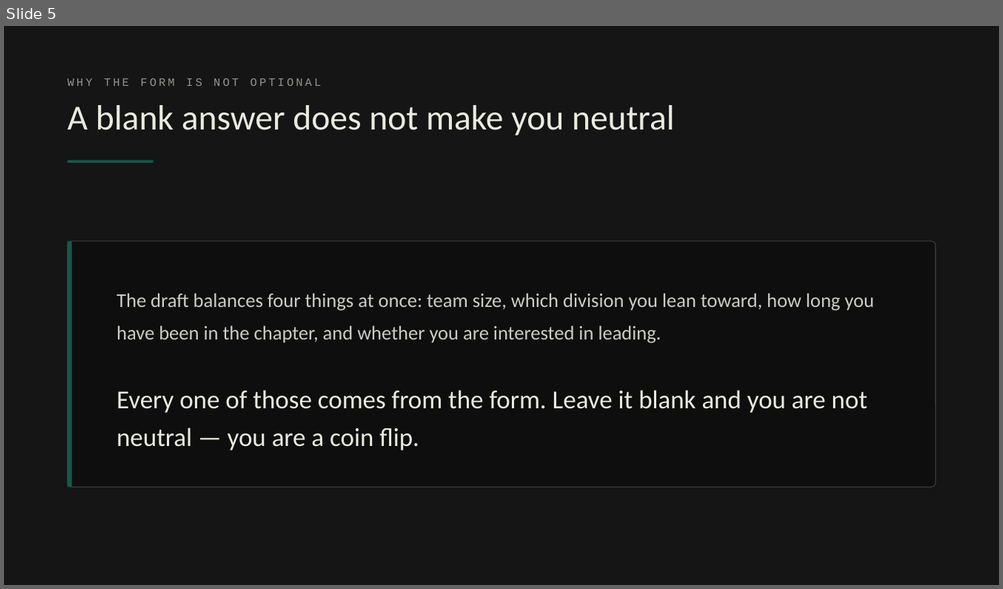
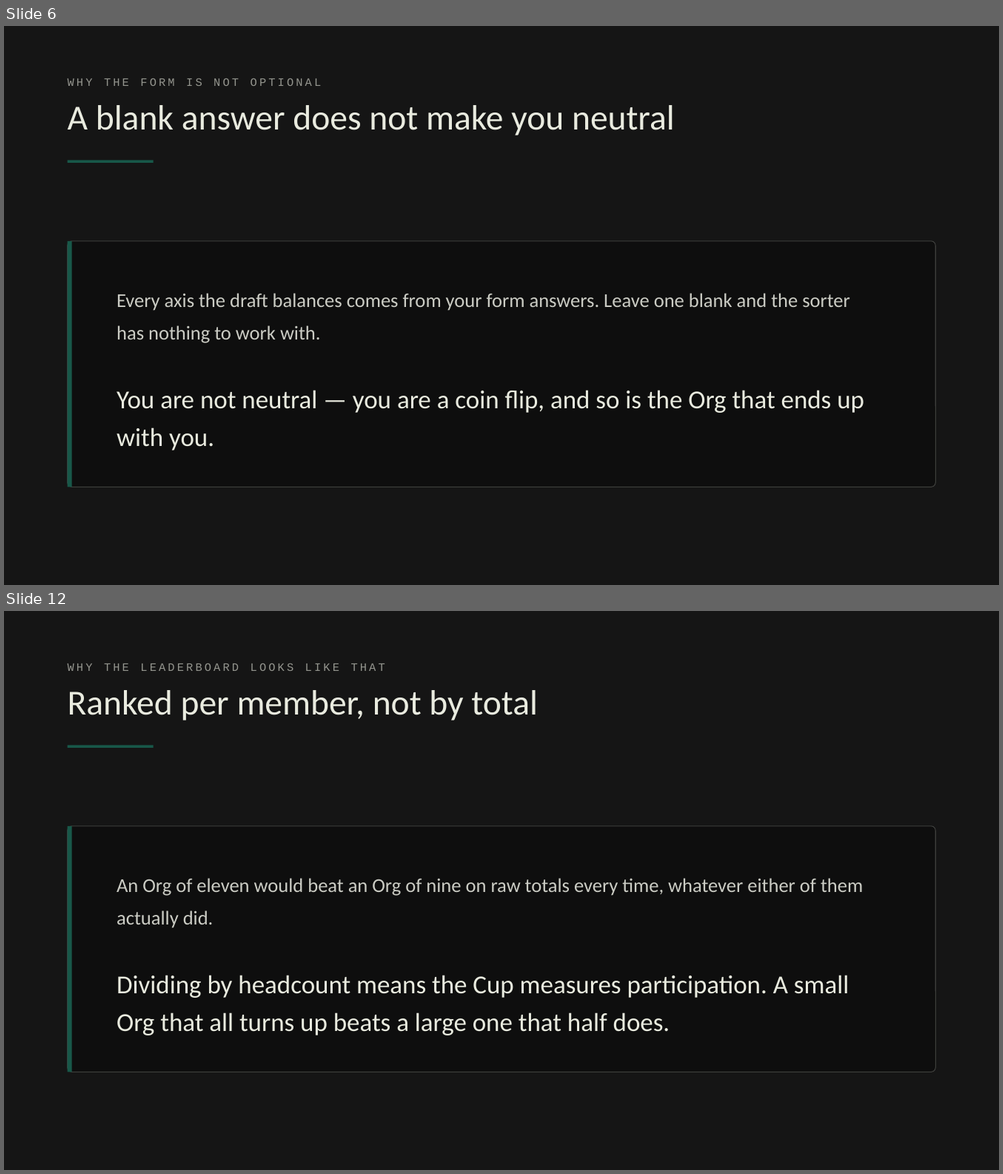
Before and after one commit to Slifronic/org-draft, a slide deck: slides/PBL-orientation.pptx. Shown one above the other, each under a label of ours: slide 5 before the commit, slides 6 and 12 after it; the slides between them are not shown. The pictures are 1003x589 and 1003x1174 pixels, drawn with LibreOffice and Linux fonts; fonts in the diff are those of the drawing. Boxes give left, top, right and bottom in pixels: in the first picture for what was removed or moved away, otherwise in the second. Text is boxed around its words. In the diff, an @@ line names an element or a change of style, - is before the commit and + after.

```diff
--- a/slides/PBL-orientation.pptx
+++ b/slides/PBL-orientation.pptx
@@ slide 12 added at (4, 611, 999, 1170), background #151515 @@
@@ text added at (68, 664, 385, 671), 11 pt, text #94958E @@
+WHY THE LEADERBOARD LOOKS LIKE THAT
@@ text added at (68, 690, 538, 721), 34 pt, text #E9EBDF @@
+Ranked per member, not by total
@@ rectangle added at (68, 745, 153, 749), fill #185849 @@
@@ rounded rectangle added at (68, 826, 935, 1072), fill #0E0E0E, outline #3F403D 0.75 pt @@
@@ rectangle added at (68, 826, 72, 1072), fill #185849 @@
@@ text added at (116, 878, 862, 928), 19 pt, text #CBCCC4 @@
+An Org of eleven would beat an Org of nine on raw totals every time, whatever either of them actually did.
@@ text added at (116, 975, 848, 1036), 25 pt, text #E9EBDF @@
+Dividing by headcount means the Cup measures participation. A small Org that all turns up beats a large one that half does.
@@ what was slide 5 is now slide 6 @@
@@ slide 6 changed as well @@
@@ text at (116, 293, 850, 343): text changed @@
-The draft balances four things at once: team size, which division you lean toward, how long you have been in the chapter, and whether you are interested in leading.
+Every axis the draft balances comes from your form answers. Leave one blank and the sorter has nothing to work with.
@@ text at (116, 390, 864, 451): text changed @@
-Every one of those comes from the form. Leave it blank and you are not neutral — you are a coin flip.
+You are not neutral — you are a coin flip, and so is the Org that ends up with you.
```
Also in this commit, not shown: 7 other slides changed, 7 other slides added, 8 slides removed, 4 other files.
